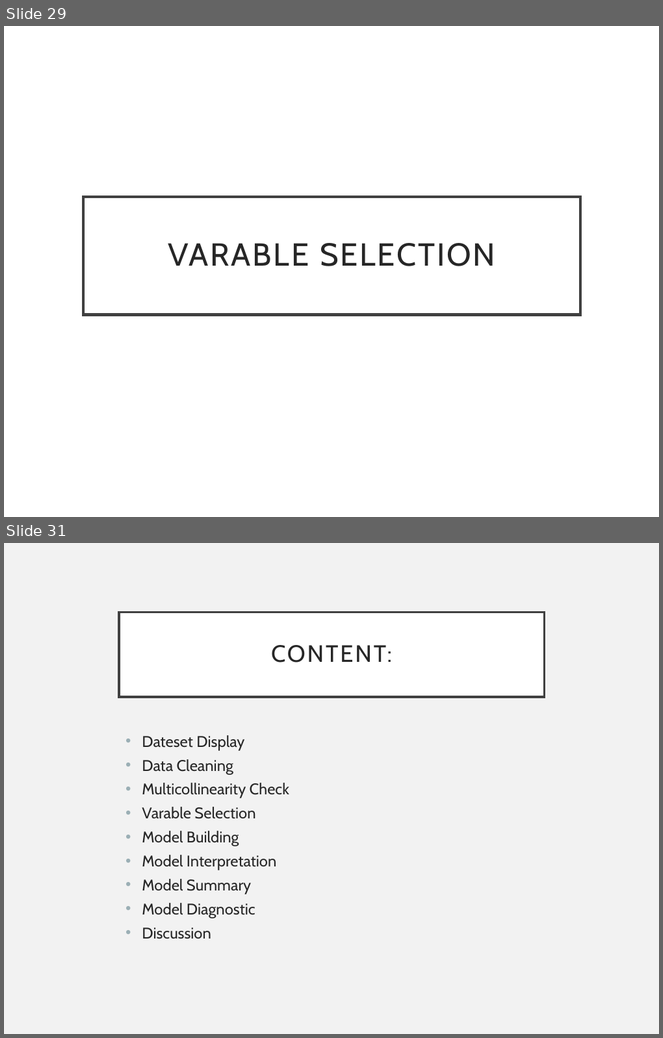
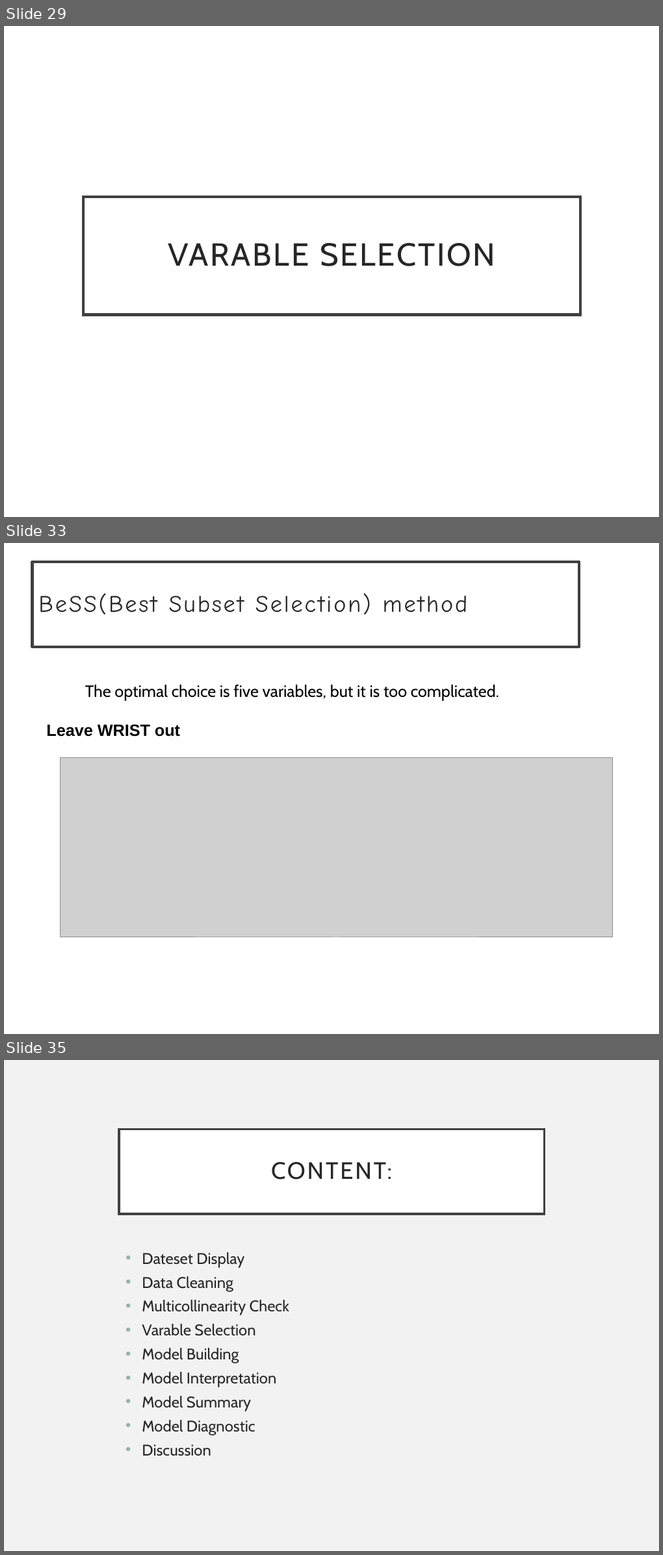
Before and after one commit to MjolnirT/UW-STAT628-M2, a slide deck: slide - Hao.pptx. Shown one above the other, each under a label of ours: slides 29 and 31 before the commit, slides 29, 33 and 35 after it; the slides between them are not shown. The pictures are 663x1038 and 663x1555 pixels, drawn with LibreOffice and Linux fonts; fonts in the diff are those of the drawing; grey boxes stand for pictures. Boxes give left, top, right and bottom in pixels: in the first picture for what was removed or moved away, otherwise in the second. Text is boxed around its words. In the diff, an @@ line names an element or a change of style, - is before the commit and + after.

```diff
--- a/slide - Hao.pptx
+++ b/slide - Hao.pptx
@@ slide 33 added at bbox=[4, 543, 659, 1034], background #FFFFFF @@
@@ rectangle added at bbox=[32, 561, 579, 646], fill #FFFFFF, outline #404040 3 pt, 26 pt, text #262626 @@
+BeSS(Best Subset Selection) method
@@ text added at bbox=[85, 685, 499, 701], 18 pt, text #000000 @@
+The optimal choice is five variables, but it is too complicated.
@@ text added at bbox=[46, 724, 180, 737], 18 pt, text #000000, bold @@
+Leave WRIST out
@@ picture added at bbox=[61, 758, 612, 938] @@
@@ what was slide 31 is now slide 35 @@
```
Also in this commit, not shown: 1 slide changed, 3 other slides added.
